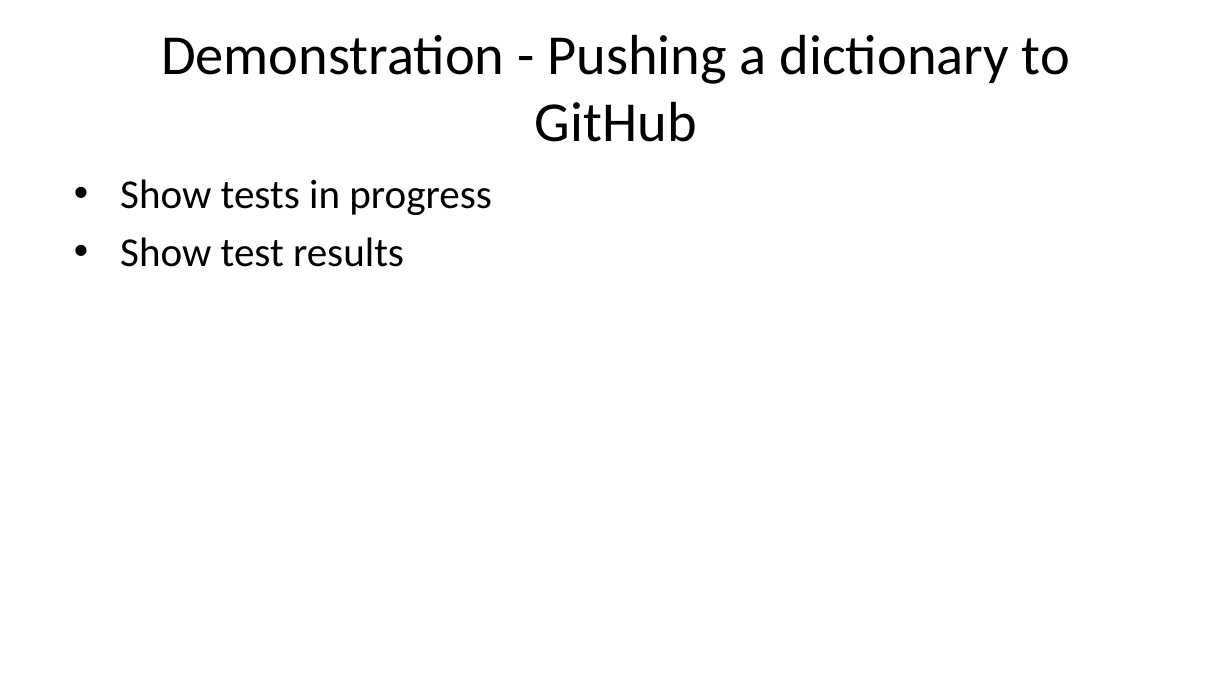
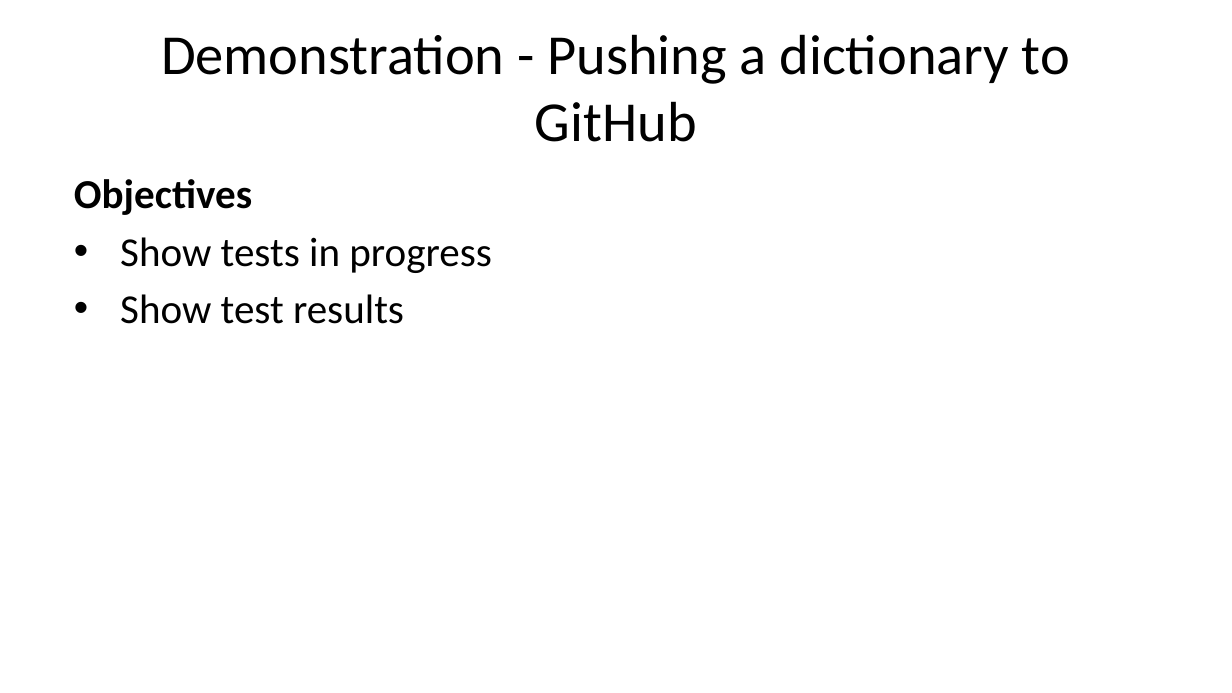
Before and after one commit to sbn-psi/dmsp, a slide deck: slide 5 of LDDTesting/stone-LDDTestingOverview.pptx. Drawn at 1232x693 pixels with LibreOffice and Linux fonts; fonts in the diff are those of the drawing. Boxes give left, top, right and bottom in pixels: in the first picture for what was removed or moved away, otherwise in the second. Text is boxed around its words. In the diff, an @@ line names an element or a change of style, - is before the commit and + after.

Commit message:
Added more descriptions of the display dictionary tests

```diff
--- a/LDDTesting/stone-LDDTestingOverview.pptx
+++ b/LDDTesting/stone-LDDTestingOverview.pptx
@@ text at <box>74,179,252,215</box>: paragraph added @@
+Objectives
```
Also in this commit, not shown: 3 other slides changed, 2 other files.
